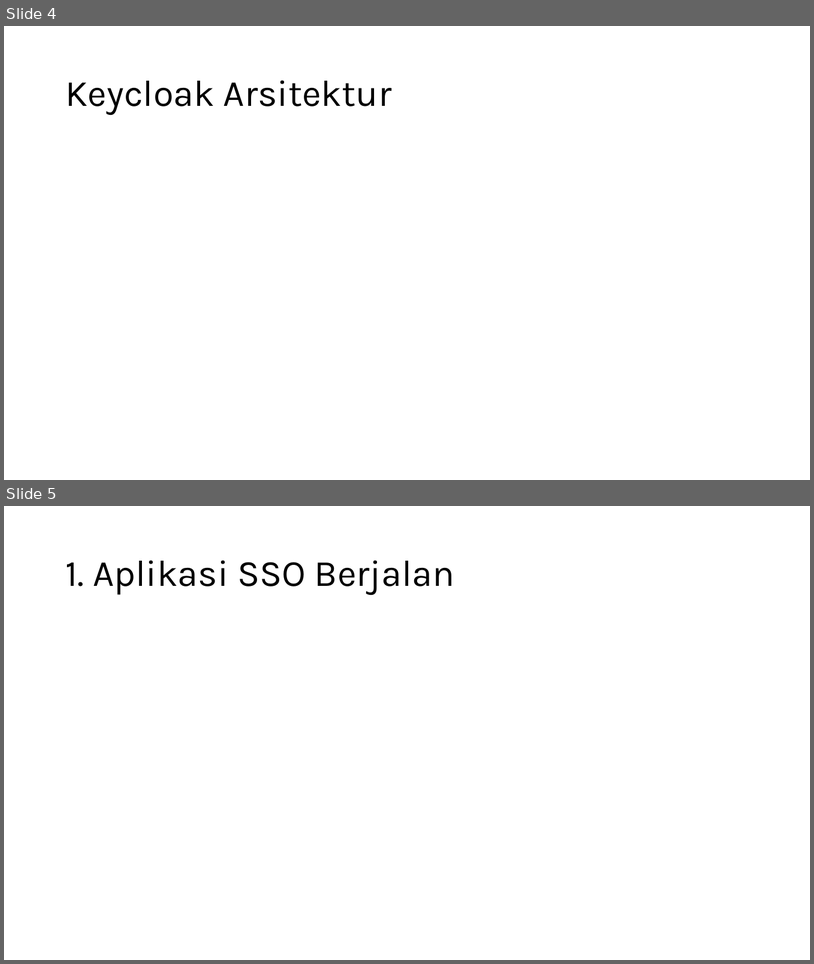
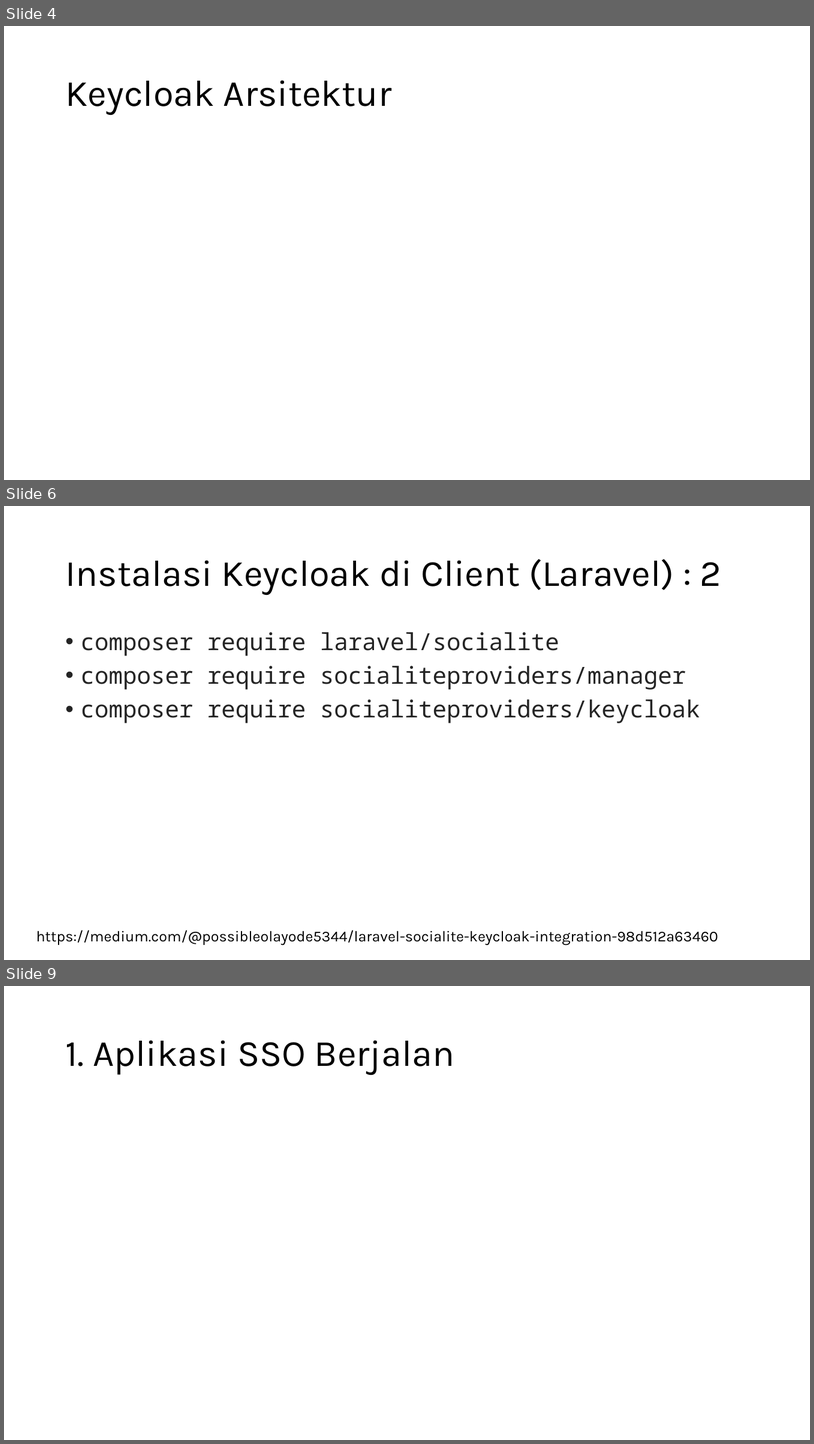
Before and after one commit to koharudin/sso-brin-compose, a slide deck: docs/sso.pptx. Shown one above the other, each under a label of ours: slides 4 and 5 before the commit, slides 4, 6 and 9 after it; the slides between them are not shown. The pictures are 814x964 and 814x1444 pixels, drawn with LibreOffice and Linux fonts; fonts in the diff are those of the drawing. Boxes give left, top, right and bottom in pixels: in the first picture for what was removed or moved away, otherwise in the second. Text is boxed around its words. In the diff, an @@ line names an element or a change of style, - is before the commit and + after.

Commit message:
laravel php client

```diff
--- a/docs/sso.pptx
+++ b/docs/sso.pptx
@@ slide 6 added at [4,506,810,960], background #FFFFFF @@
@@ title added at [65,559,722,595], 44 pt, text #000000 @@
+Instalasi Keycloak di Client (Laravel) : 2
@@ text added at [81,632,701,723], 28 pt, text #242424 @@
+• composer require laravel/socialite
+• composer require socialiteproviders/manager
+• composer require socialiteproviders/keycloak
@@ text added at [36,930,719,945], 18 pt, text #000000 @@
+https://medium.com/@possibleolayode5344/laravel-socialite-keycloak-integration-98d512a63460
@@ what was slide 5 is now slide 9 @@
```
Also in this commit, not shown: 3 other slides added, 4 other files.
